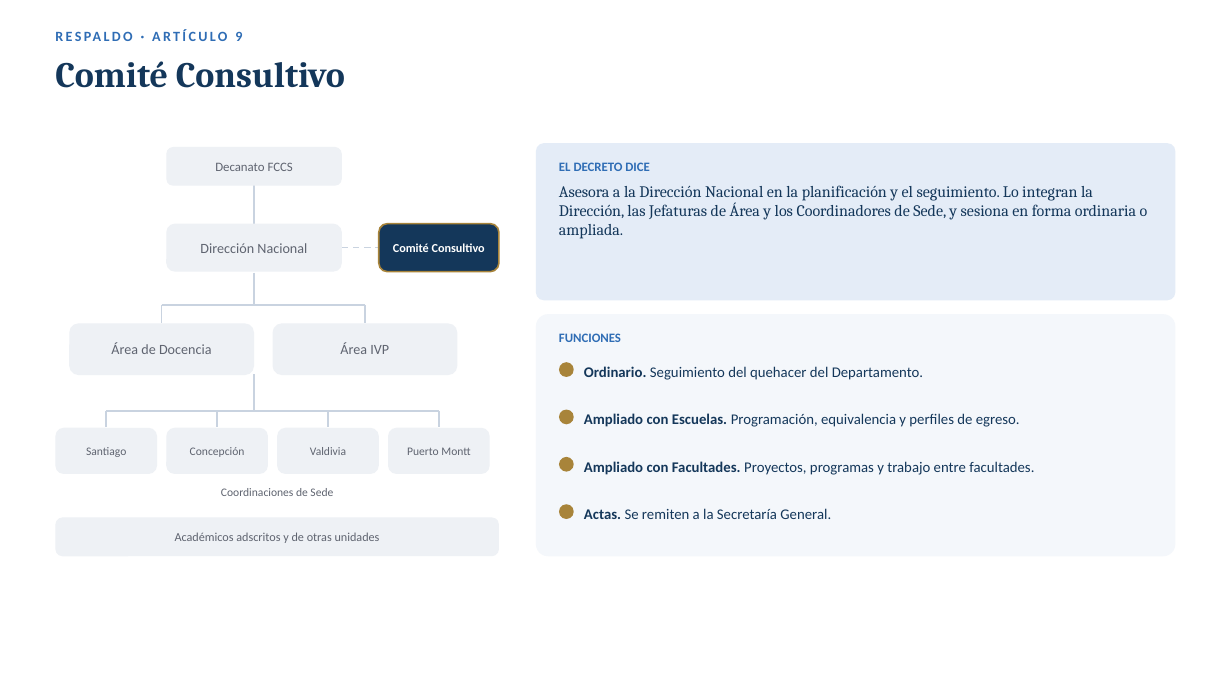
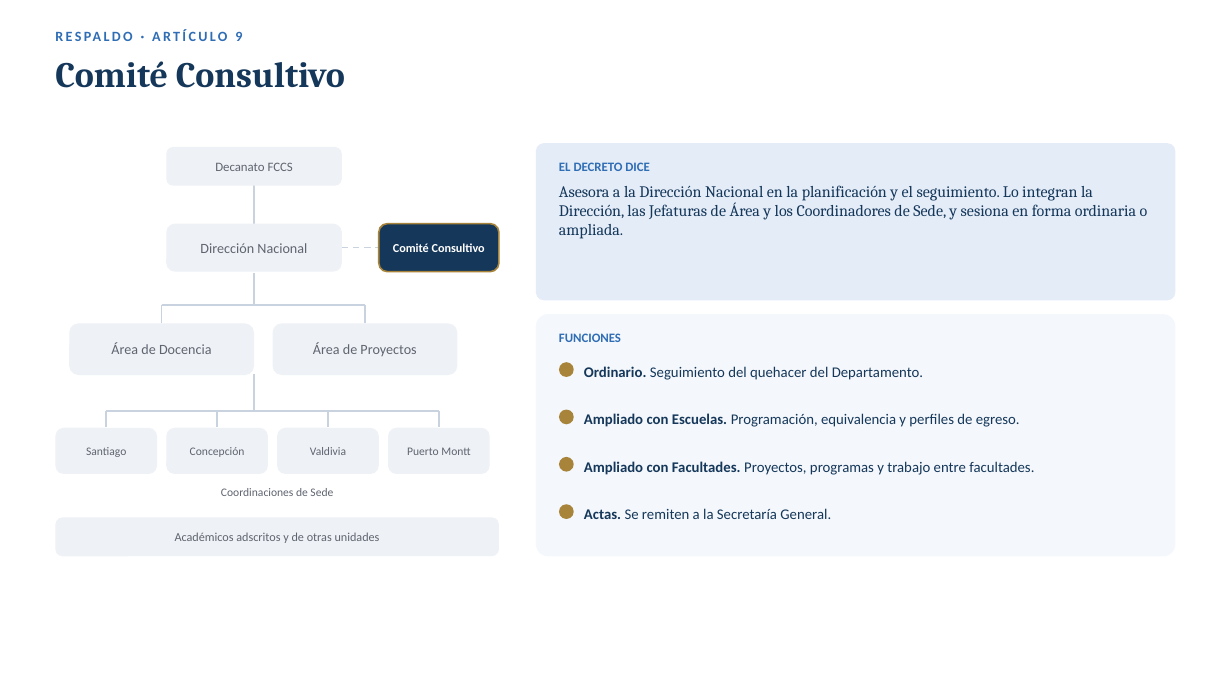
Before and after one commit to estefafro/CFSD, a slide deck: slide 13 of entregables/2026-11-14-presentacion-vicerrector/presentacion-vicerrector.pptx. Drawn at 1232x693 pixels with LibreOffice and Linux fonts; fonts in the diff are those of the drawing; background and template pictures are left out. Boxes give left, top, right and bottom in pixels: in the first picture for what was removed or moved away, otherwise in the second. Text is boxed around its words. In the diff, an @@ line names an element or a change of style, - is before the commit and + after.

```diff
--- a/entregables/2026-11-14-presentacion-vicerrector/presentacion-vicerrector.pptx
+++ b/entregables/2026-11-14-presentacion-vicerrector/presentacion-vicerrector.pptx
@@ text in rounded rectangle at (313, 342, 416, 356): text changed @@
-Área IVP
+Área de Proyectos
```
Also in this commit, not shown: 9 other slides changed, 3 other files.
